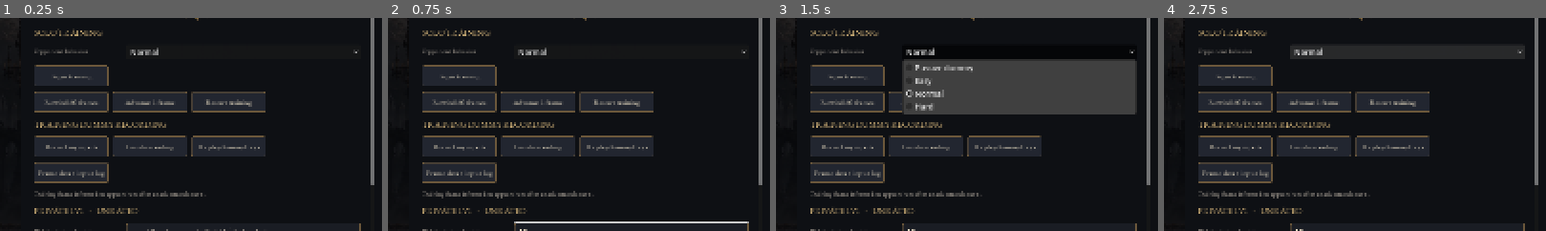
Above: before the commit, frames 1-4 (left to right).
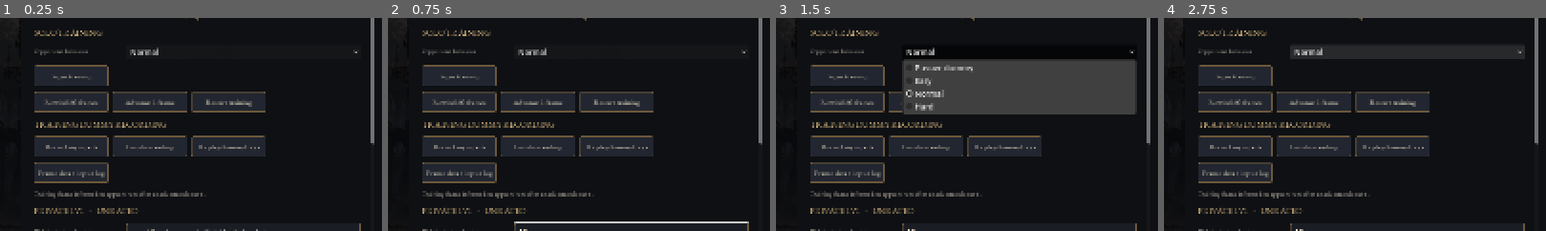
Above: after the commit, the same moments.

Repository: ProhorovIlja/seamless-fight
Game: Godot game, scene res://scenes/stage.tscn
Two runs of this game, one before a commit and one after it. Both use one fixed random seed, a clock stepped at 60 frames per second and the inputs below.
Inputs (mouse positions are % of the whole screen's width and height, from its top left):
- Up to frame 1 (0.25 s): no input
- Up to frame 2 (0.75 s): click (55, 77) at 0.52 s; type "12" at 0.6 s
- Up to frame 3 (1.5 s): click (55, 83) at 0.75 s; type "12" at 0.83 s; click (55, 89) at 0.98 s; type "12" at 1.07 s; click "Normal" at 1.25 s
- Up to frame 4 (2.75 s): click "Normal" at 2 s
The pictures show only the part of the screen within x 23-73%, y 27-77%; the shares and areas given below are measured in that part.

The runs differ from the first frame. In frame 1, 0.2% of the frame differs, in the area x 97-98%, y 58-79%; in frame 2, 0.2%; in frame 3, 0.2%; in frame 4, 0.2%.

Commit message:
feat(native-menu): English-only 1v1 public spectator join and host-controlled watch links inside Godot

Diff:
--- a/experiments/godot-native-4.7/scripts/native_menu.gd
+++ b/experiments/godot-native-4.7/scripts/native_menu.gd
@@ -19,6 +19,12 @@
 var invite: Label
 var resume_button: Button
 var clipboard_button: Button
+var spectator_code: LineEdit
+var gallery_button: Button
+var gallery_clipboard: Button
+var gallery_label: Label
+var gallery_code := ""
+var gallery_host_slot := -1
 var active_mode := ""
 var room_code := ""
 var panel: PanelContainer
@@ -29,6 +35,8 @@
 	var online: Node=get_parent().get_node("Online")
 	online.room_code_ready.connect(_on_room)
 	online.connection_state.connect(_on_notice)
+	online.gallery_ready.connect(_on_gallery)
+	online.audience_changed.connect(_on_audience)
 	get_parent().get_node("Practice").practice_stopped.connect(_on_practice_stopped)
 	var live: Node=get_parent().get_node("CourtStatus")
 	live.activity_changed.connect(_on_court_activity)
@@ -197,6 +205,27 @@
 	clipboard_button.disabled=true
 	clipboard_button.pressed.connect(_copy_invite)
 	column.add_child(clipboard_button)
+	column.add_child(_label("PUBLIC 1V1 SPECTATOR GALLERY",18,GOLD))
+	gallery_button=_button("Open public spectator gallery")
+	gallery_button.name="ToggleGallery"
+	gallery_button.disabled=true
+	gallery_button.pressed.connect(_toggle_gallery)
+	gallery_clipboard=_button("Copy public watch link")
+	gallery_clipboard.name="CopyWatchLink"
+	gallery_clipboard.disabled=true
+	gallery_clipboard.pressed.connect(_copy_watch_link)
+	_action_row(column,[gallery_button,gallery_clipboard])
+	gallery_label=_label("Host opt-in only · up to 6 read-only spectators · separate from private room invitation",13,MUTED)
+	gallery_label.autowrap_mode=TextServer.AUTOWRAP_WORD_SMART
+	column.add_child(gallery_label)
+	spectator_code=_field("12-character public spectator code")
+	spectator_code.name="SpectatorCode"
+	spectator_code.max_length=12
+	_line(column,"Watch code",spectator_code)
+	var watch := _button("Spectate live 1v1")
+	watch.name="WatchDuel"
+	watch.pressed.connect(_spectate_live)
+	_action_row(column,[watch])
 	moonlit=CheckButton.new()
 	moonlit.name="SiteScenery"
 	moonlit.text="Use animated Seamless Hunt moonlit city artwork"
@@ -356,10 +385,53 @@
 	_connect_private(join_code.text.strip_edges())
 
 func _on_room(code: String,slot: int) -> void:
+	gallery_host_slot=slot
+	gallery_button.disabled=slot!=0
 	room_code=code
 	invite.text="Invitation: "+code+"   ·   Player "+str(slot+1)
 	clipboard_button.disabled=false
 	status.text="Share the invitation privately. Game begins when both hunters join."
+
+func _toggle_gallery() -> void:
+	if gallery_host_slot!=0 or active_mode!="online":
+		return
+	if not get_parent().get_node("Online").open_gallery(gallery_code.is_empty()):
+		status.text="Cannot change public gallery; private host connection required."
+
+func _on_gallery(code: String) -> void:
+	gallery_code=code
+	gallery_button.text="Close public spectator gallery" if not code.is_empty() else "Open public spectator gallery"
+	gallery_clipboard.disabled=code.is_empty()
+	gallery_label.text="Spectator code: "+code+" · 0 / 6 watching" if not code.is_empty() else "Public spectator gallery closed."
+
+func _on_audience(viewers: int) -> void:
+	if gallery_code.is_empty():
+		return
+	gallery_label.text="Spectator code: "+gallery_code+" · "+str(viewers)+" / 6 watching"
+
+func _copy_watch_link() -> void:
+	if gallery_code.length()!=12:
+		return
+	var base: String=origin.text.strip_edges().trim_suffix("/")
+	DisplayServer.clipboard_set(base+"/fight/side/?watch="+gallery_code)
+	status.text="Public 1v1 watch URL copied; fighter invitation remains private."
+
+func _spectate_live() -> void:
+	if active_mode=="training" or get_parent().get_node("Practice").active:
+		status.text="Leave training before watching a public duel."
+		return
+	if spectator_code.text.length()!=12:
+		status.text="Enter a valid 12-character public spectator code."
+		return
+	if endpoint.text.strip_edges().is_empty() or origin.text.strip_edges().is_empty():
+		status.text="Set a matching server endpoint and origin first."
+		return
+	if not get_parent().spectate_public_1v1(endpoint.text.strip_edges(),origin.text.strip_edges(),spectator_code.text.strip_edges()):
+		status.text="Watch code, server origin or 1v1 endpoint rejected."
+		return
+	active_mode="spectate"
+	resume_button.disabled=false
+	status.text="Connecting to read-only 1v1 spectator gallery…"
 
 func _on_notice(message: String) -> void:
 	status.text=message.left(140)
@@ -374,7 +446,7 @@
 		var practice: Node=get_parent().get_node("Practice")
 		if practice.active:
 			practice.resume_training()
-	elif active_mode=="online":
+	elif active_mode in ["online","spectate"]:
 		if not get_parent().get_node("Online").online:
 			status.text="Private room has disconnected."
 			return
@@ -387,6 +459,12 @@
 	get_parent().disconnect_private_1v1()
 	active_mode=""
 	room_code=""
+	gallery_code=""
+	gallery_host_slot=-1
+	gallery_button.disabled=true
+	gallery_clipboard.disabled=true
+	gallery_button.text="Open public spectator gallery"
+	gallery_label.text="No public gallery. Only a room host may open spectating."
 	resume_button.disabled=true
 	clipboard_button.disabled=true
 	invite.text="No active room. Create one or enter an invitation."
